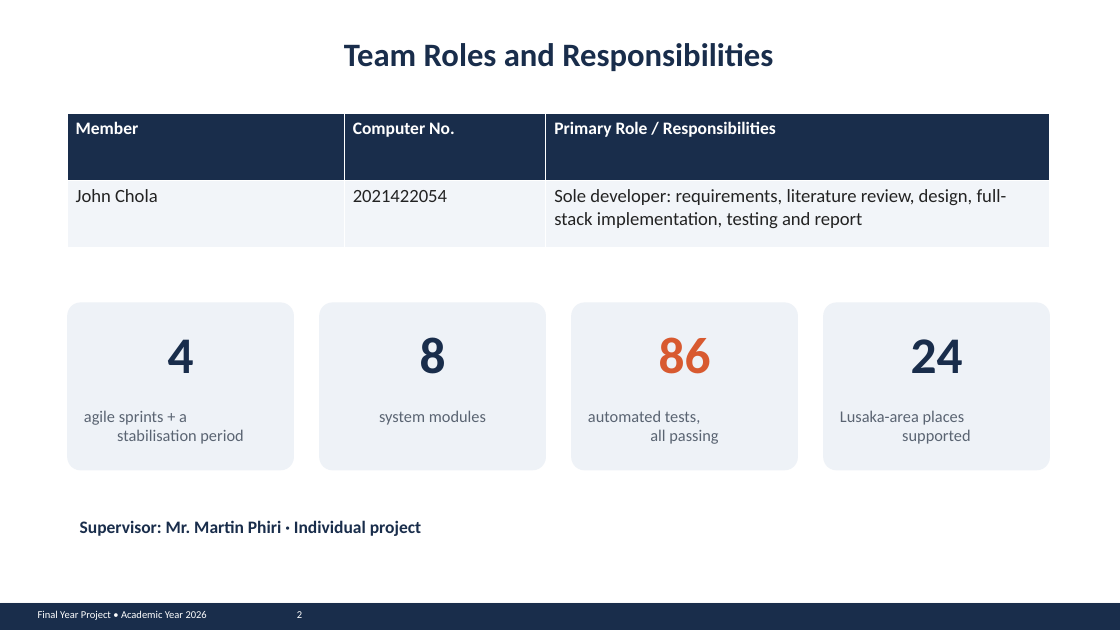
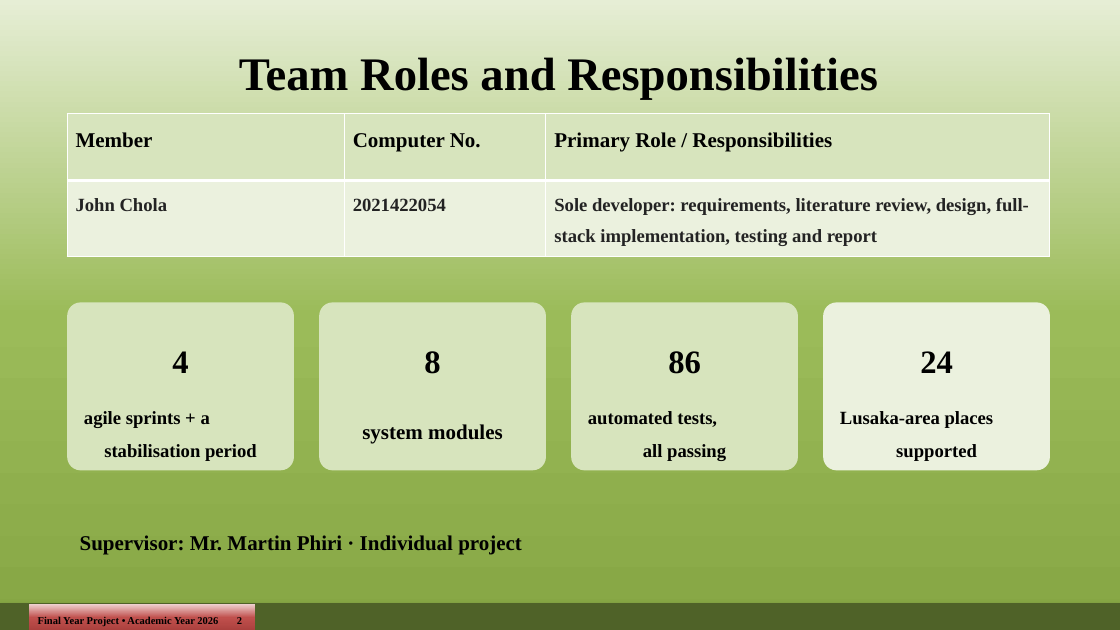
Before and after one commit to john-chola/ZamMarket, a slide deck: slide 2 of docs/presentation/ZamMarket_Presentation.pptx. Drawn at 1120x630 pixels with LibreOffice and Linux fonts; fonts in the diff are those of the drawing. Boxes give left, top, right and bottom in pixels: in the first picture for what was removed or moved away, otherwise in the second. Text is boxed around its words. In the diff, an @@ line names an element or a change of style, - is before the commit and + after.

```diff
--- a/docs/presentation/ZamMarket_Presentation.pptx
+++ b/docs/presentation/ZamMarket_Presentation.pptx
@@ background #FFFFFF to gradient #E6EED5 to #9BBB59 to #86A644 @@
@@ text "Team Roles and Responsibilities": place and size @@
-text "Team Roles and Responsibilities" at [344, 43, 773, 71]
+text "Team Roles and Responsibilities" at [239, 57, 878, 100]
@@ text "Team Roles and Responsibilities" at [239, 57, 878, 100]: size 28 to 40 pt, font Calibri to Times New Roman, text colour #192D4B to #000000; line spacing 1 to 1.5 @@
@@ table at [67, 113, 1050, 250] @@
@@ fill #192D4B to #D7E4BD in row 1 @@
@@ fill #F2F5F9 to #EBF1DE in row 2 @@
@@ size 15 to 18 pt, text colour #FFFFFF to #000000 in "Member", "Computer No.", "Primary Role / Responsibilities" @@
@@ font Calibri to Times New Roman @@
@@ bold on in "John Chola", "2021422054", "Sole developer: requirements, literature review, design, ful ..." @@
@@ line spacing 1 to 1.5 @@
@@ text "86" at [668, 351, 701, 374]: size 44 to 28 pt, font Calibri to Times New Roman, text colour #D85A30 to #000000; line spacing 1 to 1.5 @@
@@ fill #EEF2F7 to #D7E4BD in 3 elements at [67, 302, 294, 471], [319, 302, 546, 471], [571, 302, 798, 471] @@
@@ size 44 to 28 pt, font Calibri to Times New Roman, text colour #192D4B to #000000; line spacing 1 to 1.5 in 3 elements at [172, 351, 188, 373], [424, 351, 440, 374], [920, 351, 953, 373] @@
@@ rounded rectangle at [823, 302, 1050, 471]: fill #EEF2F7 to #EBF1DE @@
@@ text "system modules" at [362, 424, 503, 444]: size 14 to 18 pt, font Calibri to Times New Roman, text colour #5A6472 to #000000, bold on; line spacing 1 to 1.5 @@
@@ size 14 to 16 pt, font Calibri to Times New Roman, text colour #5A6472 to #000000, bold on; line spacing 1 to 1.5 in 3 elements at [84, 411, 257, 461], [588, 411, 726, 461], [840, 411, 994, 461] @@
@@ text "Supervisor: Mr. Martin Phiri · ..." at [80, 535, 522, 554]: size 15 to 18 pt, font Calibri to Times New Roman, text colour #192D4B to #000000; line spacing 1 to 1.5 @@
@@ rectangle at [0, 603, 1120, 630]: fill #192D4B to #4F6228 @@
@@ rectangle "Final Year Project • Academic ...": place and size @@
-rectangle "Final Year Project • Academic ..." at [38, 610, 302, 620]
+rectangle "Final Year Project • Academic ..." at [29, 604, 255, 630]
@@ rectangle "Final Year Project • Academic ..." at [29, 604, 255, 630]: font Calibri to Times New Roman, text colour #FFFFFF to #000000, bold on; line spacing 1 to 1.5; fill none to gradient #EFD3D2 to #C0504D to #A93F3C @@
```
Also in this commit, not shown: 15 other slides changed, 1 slide removed, 5 other files.
